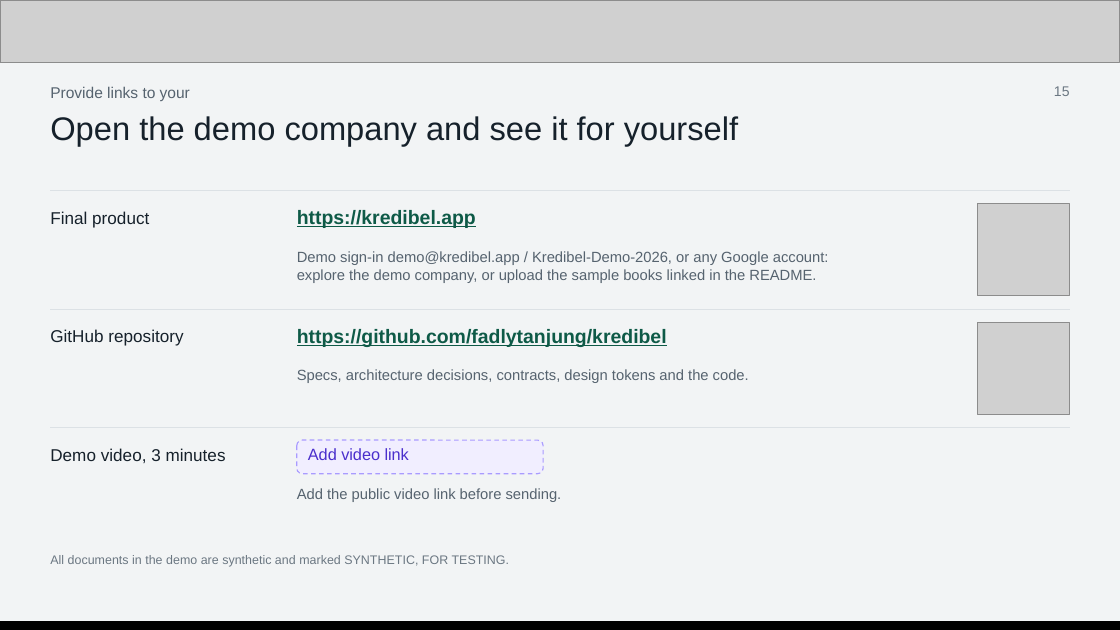
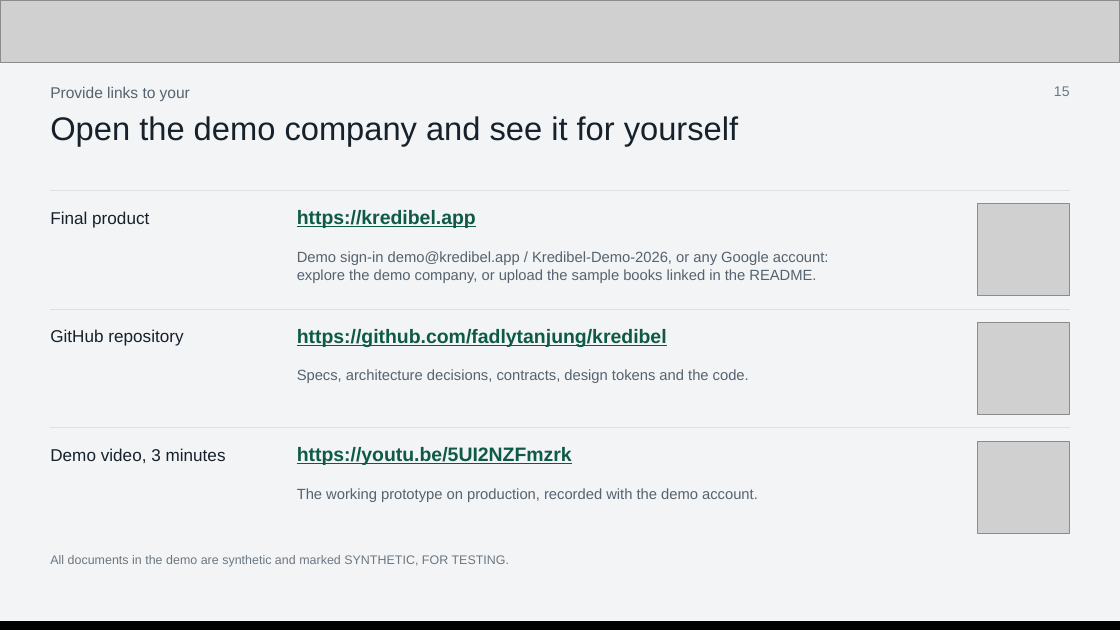
Before and after one commit to fadlytanjung/kredibel, a slide deck: slide 15 of docs/submission/kredibel-pitch-deck.pptx. Drawn at 1120x630 pixels with LibreOffice and Linux fonts; fonts in the diff are those of the drawing; grey boxes stand for pictures. Boxes give left, top, right and bottom in pixels: in the first picture for what was removed or moved away, otherwise in the second. Text is boxed around its words. In the diff, an @@ line names an element or a change of style, - is before the commit and + after.

Commit message:
docs(024): the demo video's link, and a QR code for each of the three links
The video is public at https://youtu.be/5UI2NZFmzrk. Slide 15 of the deck shows the live app, the
repository and the video, each with a QR code; the app's code opened the mirror and now opens
kredibel.app, as printed beside it. The codes are in docs/submission/qr as SVG and PNG. The README,
the form answers and the submission pack carry the video link.

Tasks: T024-09
AC: AC-024-1

```diff
--- a/docs/submission/kredibel-pitch-deck.pptx
+++ b/docs/submission/kredibel-pitch-deck.pptx
@@ rounded rectangle removed at (x1=297, y1=440, x2=543, y2=474) @@
@@ text added at (x1=297, y1=447, x2=572, y2=465), 12.5 pt, text #0E5A47, bold, underline @@
+https://youtu.be/5UI2NZFmzrk
@@ text removed at (x1=308, y1=448, x2=409, y2=460) @@
-Add video link
@@ picture added at (x1=978, y1=441, x2=1070, y2=533) @@
@@ text at (x1=297, y1=488, x2=758, y2=502): text changed @@
-Add the public video link before sending.
+The working prototype on production, recorded with the demo account.
```
Also in this commit, not shown: 12 other files.
